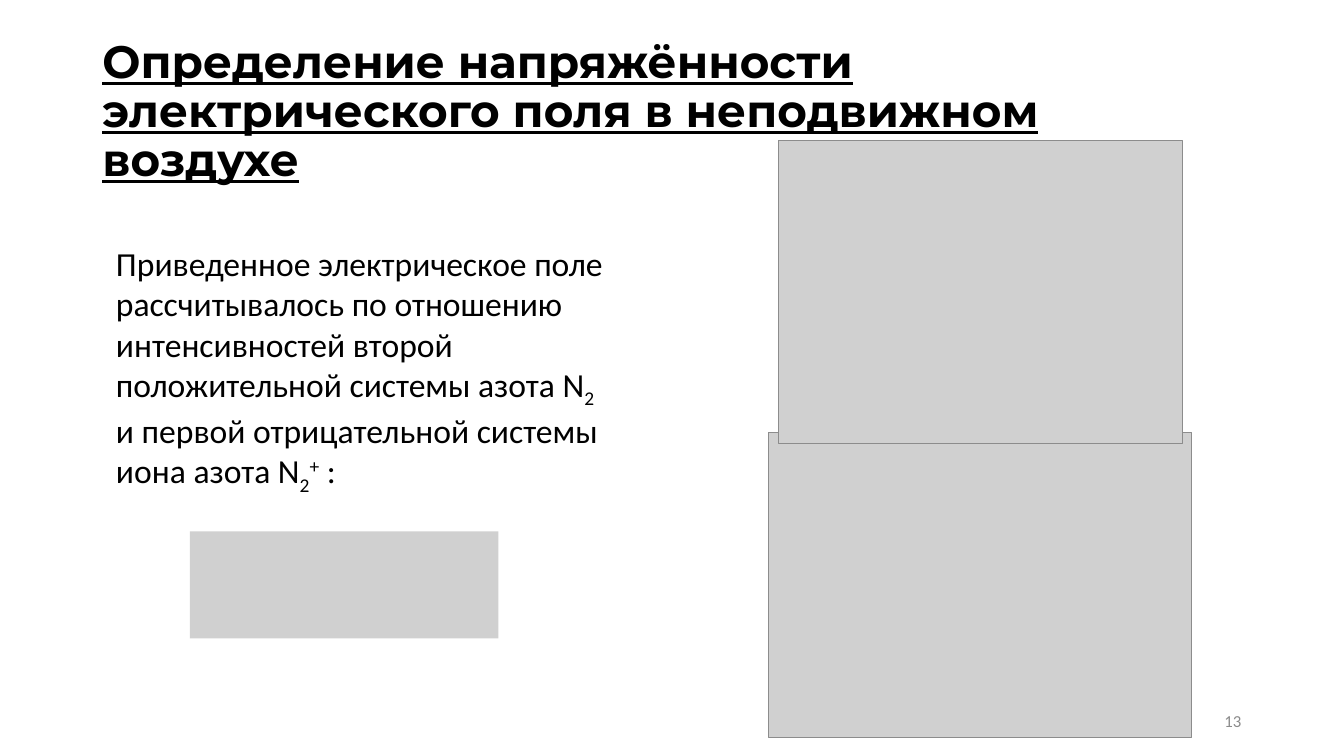
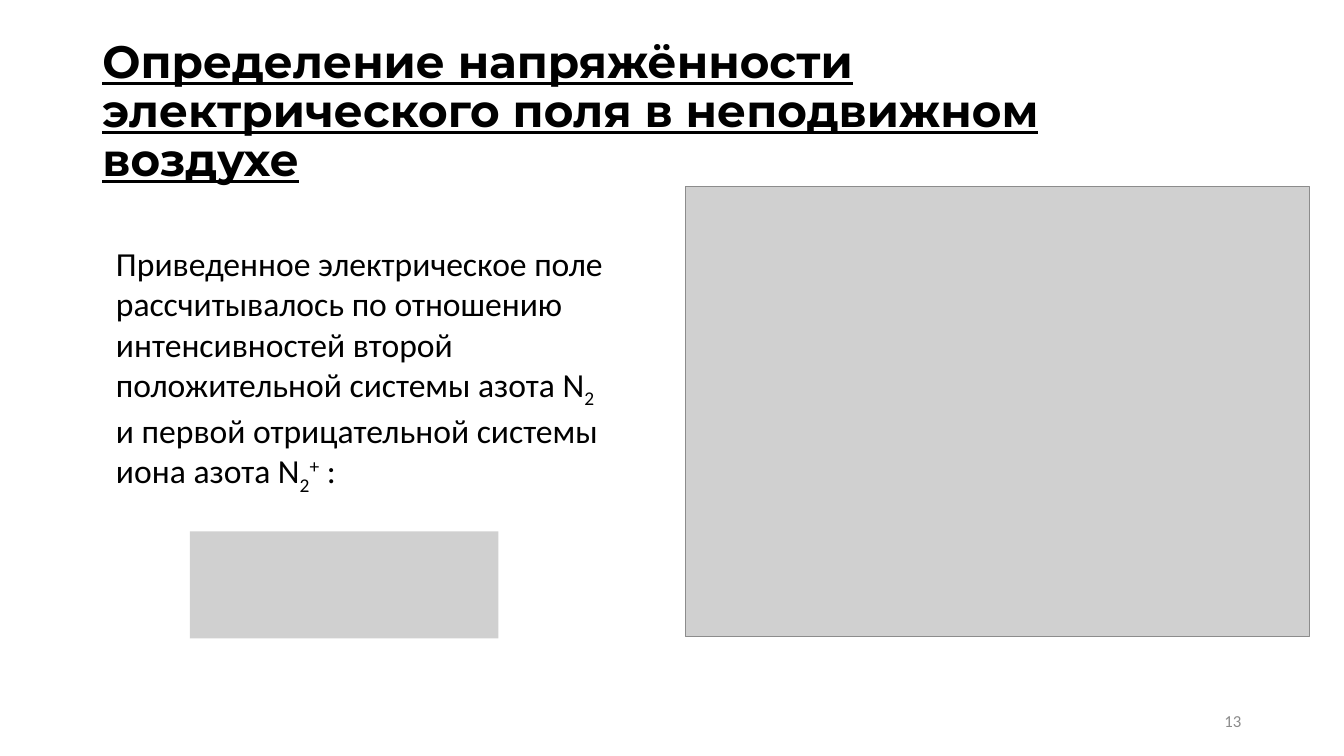
Before and after one commit to ulanich/msu, a slide deck: slide 13 of МАГ.ДИСС/предзащита.pptx. Drawn at 1344x756 pixels with LibreOffice and Linux fonts; fonts in the diff are those of the drawing; grey boxes stand for pictures. Boxes give left, top, right and bottom in pixels: in the first picture for what was removed or moved away, otherwise in the second. Text is boxed around its words. In the diff, an @@ line names an element or a change of style, - is before the commit and + after.

```diff
--- a/МАГ.ДИСС/предзащита.pptx
+++ b/МАГ.ДИСС/предзащита.pptx
@@ picture removed at [778, 141, 1183, 444] @@
@@ picture: place and size @@
-picture at [769, 433, 1193, 738]
+picture at [686, 187, 1310, 637]
```
Also in this commit, not shown: 1 other slide changed, 5 other files.
